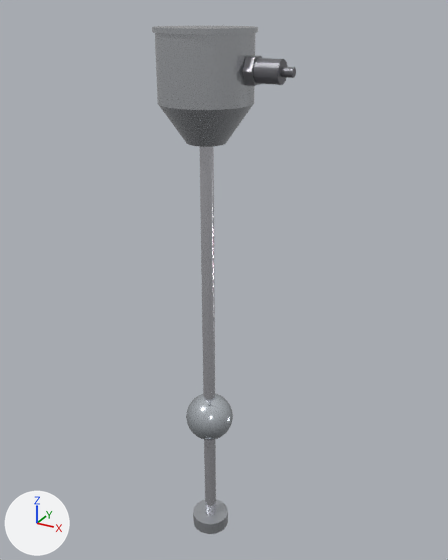
The OBJ model outputs/model.obj as it was, and as the next commit left it.
Camera for both pictures: a 50 mm camera at (0.287, -0.488, 0.112) aimed at (0.01, 0.014, -0.139). Lighting does not change. The marker at lower left points along +X, +Y and +Z. The picture after the commit comes second. Where no turn or scale is listed for an object, it has been applied to the vertices.

In view in the first picture: 'Cone', 'Enclosure', 'Float', 'Gland', 'Lid', 'Stem', 'Stopper' and 2 more.
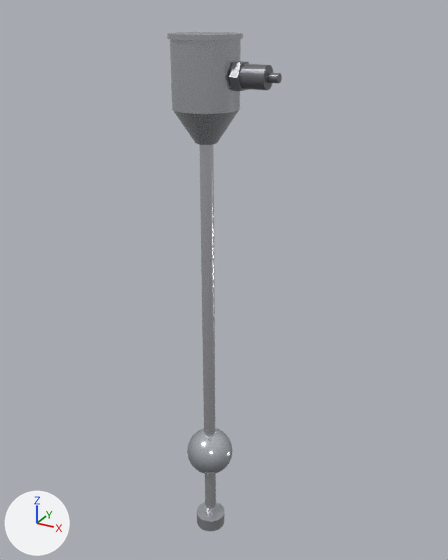
What the commit changed:
me_cone is used by ob_cone; location (0.0, 0.0, 0.0).
me_cone had 128 vertices, 66 faces and spanned x -0.0425..0.0425, y -0.0425..0.0425, z 0.0..0.035.
me_cone now has 128 vertices, 66 faces and spans x -0.03..0.03, y -0.03..0.03, z 0.0..0.03.
me_cone part 1: 128 of 128 vertices moved; they spanned x -0.0425..0.0425, y -0.0425..0.0425, z 0.0..0.035 and now span x -0.03..0.03, y -0.03..0.03, z 0.0..0.03; mean shift (0.0, 0.0, -0.0025).
me_enclosure is used by ob_enclosure; location (0.0, 0.0, 0.0).
me_enclosure had 128 vertices, 66 faces and spanned x -0.0425..0.0425, y -0.0425..0.0425, z 0.035..0.093.
me_enclosure now has 128 vertices, 66 faces and spans x -0.03..0.03, y -0.03..0.03, z 0.03..0.088.
me_enclosure part 2: the whole mesh is scaled about its middle by (0.706, 0.706, 1), then moved by (0.0, 0.0, -0.005).
me_float is used by ob_float; location (0.0, 0.0, 0.0).
me_float had 482 vertices, 512 faces and spanned x -0.0255..0.0255, y -0.0255..0.0255, z -0.3245..-0.2735.
me_float now has 482 vertices, 512 faces and spans x -0.0255..0.0255, y -0.0255..0.0255, z -0.3715..-0.3205.
me_float part 3: 482 vertices removed from x -0.0255..0.0255, y -0.0255..0.0255, z -0.3245..-0.2735; 482 vertices added at x -0.0255..0.0255, y -0.0255..0.0255, z -0.3715..-0.3205, forming a UV sphere (32 segments, 16 rings, poles along z).
me_gland is used by ob_gland; location (0.0, 0.0, 0.0).
me_gland had 64 vertices, 34 faces and spanned x 0.0425..0.0725, y -0.01..0.01, z 0.054..0.074.
me_gland now has 64 vertices, 34 faces and spans x 0.03..0.06, y -0.01..0.01, z 0.049..0.069.
me_gland part 4: the whole mesh is moved by (-0.0125, 0.0, -0.005).
me_lid is used by ob_lid; location (0.0, 0.0, 0.0).
me_lid had 128 vertices, 66 faces and spanned x -0.0445..0.0445, y -0.0445..0.0445, z 0.093..0.097.
me_lid now has 128 vertices, 66 faces and spans x -0.032..0.032, y -0.032..0.032, z 0.088..0.092.
me_lid part 5: the whole mesh is scaled about its middle by (0.719, 0.719, 1), then moved by (0.0, 0.0, -0.005).
me_stopper is used by ob_stopper; location (0.0, 0.0, 0.0).
me_stopper had 64 vertices, 34 faces and spanned x -0.0205..0.0205, y -0.0205..0.0205, z -0.45..-0.435.
me_stopper now has 64 vertices, 34 faces and spans x -0.0165..0.0165, y -0.0165..0.0165, z -0.45..-0.435.
me_stopper part 6: the whole mesh is scaled about its middle by (0.805, 0.805, 1).

Boxes [x1, y1, x2, y2] around the edits, measured in the pictures (448 x 560 px):
'Enclosure', moved, rescaled (29% narrower): before [155, 33, 255, 110]; after [170, 39, 241, 114]
'Float', reshaped: before [186, 393, 233, 440]; after [187, 428, 232, 474]
'Cone', reshaped (28% narrower, 14% shorter): before [159, 105, 253, 147]; after [173, 109, 240, 145]
'Lid', moved, rescaled (28% narrower): before [152, 26, 258, 34]; after [167, 32, 243, 40]
'Gland', moved: before [253, 58, 287, 85]; after [239, 64, 273, 90]
'Stopper', rescaled (22% narrower, 17% shorter): before [193, 499, 228, 534]; after [197, 502, 224, 531]
